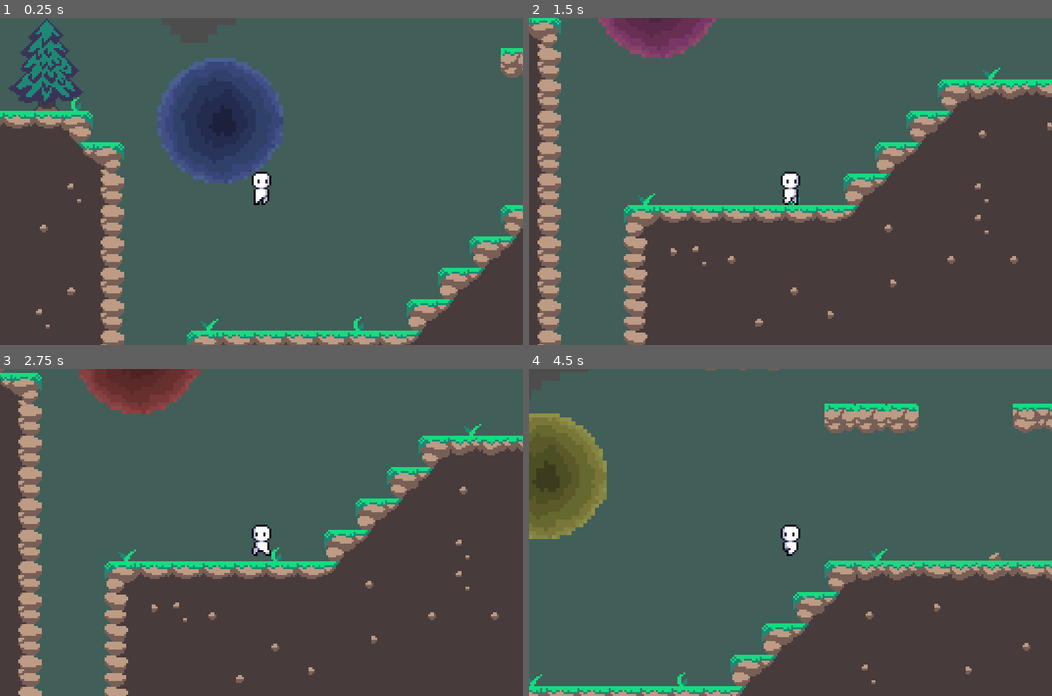
Above: before the commit, frames 1-4 (two rows, left to right).
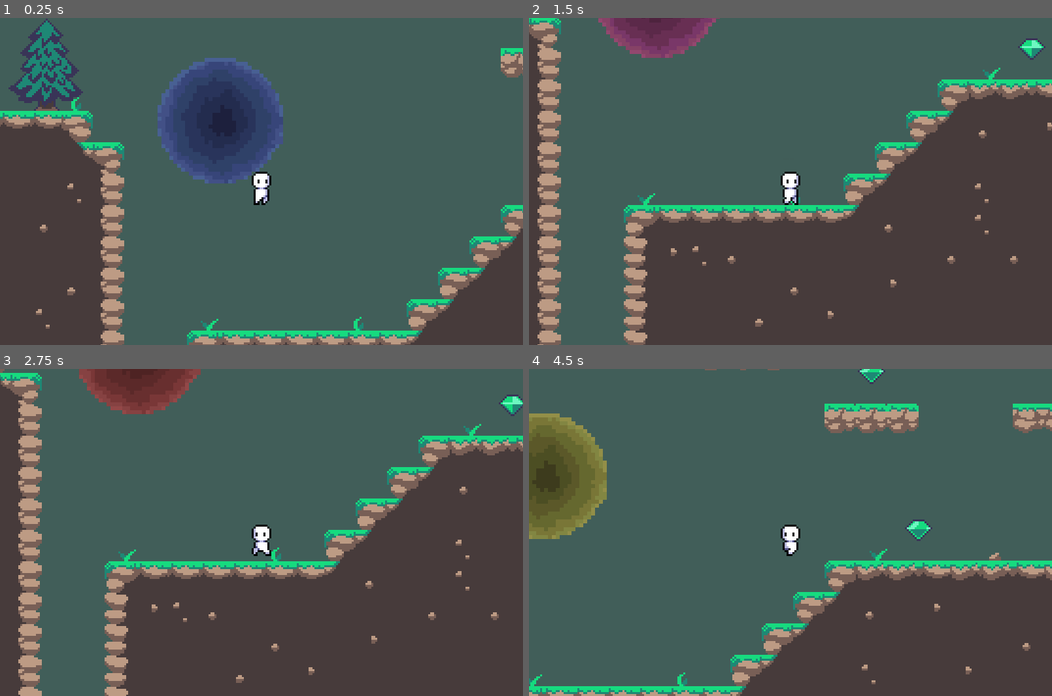
Above: after the commit, the same moments.

Repository: Crayfe/Mundo-Retales-Game
Game: Godot game, scene res://Scenes/platform-1.tscn
The game is run twice, just before and just after one commit, with the same random seed, the same clock (stepped at 60 frames per second) and the same inputs. This scene is started directly instead of the project's main scene.
Inputs:
- Up to frame 1 (0.25 s): no input
- Up to frame 2 (1.5 s): tap Enter (ui_accept) at 0.5, 0.77 s; hold Right (ui_right) from 0.53 s (still down)
- Up to frame 3 (2.75 s): tap Enter (ui_accept) at 1.52 s; release Right (ui_right) at 2.03 s; hold Left (ui_left) from 2.03 s (still down)
- Up to frame 4 (4.5 s): release Left (ui_left) at 2.78 s; hold Right (ui_right) 2.78-4.28 s; tap Enter (ui_accept) at 3.02, 3.77 s; hold Left (ui_left) from 4.28 s (still down)

The runs differ from the first frame. In frame 2, 0.2% of the frame differs, in the area x 93-99%, y 6-13%; in frame 3, 0.2%; in frame 4, 0.4%, in the area x 62-78%, y 0-53%.

Commit message:
Creada escena gemas y colocadas en platform-1

Diff:
--- /dev/null
+++ b/Mundo Retales/Scenes/Gem.tscn
@@ -0,0 +1,65 @@
+[gd_scene load_steps=7 format=3 uid="uid://bjoorsxq5f1o2"]
+
+[ext_resource type="Script" path="res://Scripts/Gem2D.gd" id="1_p5q8a"]
+[ext_resource type="Texture2D" uid="uid://ckmpbupke3wga" path="res://Images/gem.png" id="1_rc8if"]
+
+[sub_resource type="CircleShape2D" id="CircleShape2D_42x7s"]
+radius = 8.0
+
+[sub_resource type="Animation" id="Animation_p4vcy"]
+resource_name = "gem_animation"
+length = 0.4
+loop_mode = 1
+tracks/0/type = "value"
+tracks/0/imported = false
+tracks/0/enabled = true
+tracks/0/path = NodePath("Sprite2D:frame")
+tracks/0/interp = 1
+tracks/0/loop_wrap = true
+tracks/0/keys = {
+"times": PackedFloat32Array(0, 0.1, 0.2, 0.3),
+"transitions": PackedFloat32Array(1, 1, 1, 1),
+"update": 1,
+"values": [0, 1, 2, 3]
+}
+
+[sub_resource type="Animation" id="Animation_3gw6r"]
+length = 0.001
+tracks/0/type = "value"
+tracks/0/imported = false
+tracks/0/enabled = true
+tracks/0/path = NodePath("Sprite2D:frame")
+tracks/0/interp = 1
+tracks/0/loop_wrap = true
+tracks/0/keys = {
+"times": PackedFloat32Array(0),
+"transitions": PackedFloat32Array(1),
+"update": 1,
+"values": [0]
+}
+
+[sub_resource type="AnimationLibrary" id="AnimationLibrary_oo0al"]
+_data = {
+"RESET": SubResource("Animation_3gw6r"),
+"gem_animation": SubResource("Animation_p4vcy")
+}
+
+[node name="Gem" type="Node2D"]
+
+[node name="Gem2D" type="Area2D" parent="."]
+script = ExtResource("1_p5q8a")
+
+[node name="Sprite2D" type="Sprite2D" parent="Gem2D"]
+texture = ExtResource("1_rc8if")
+hframes = 5
+
+[node name="CollisionShape2D" type="CollisionShape2D" parent="Gem2D"]
+shape = SubResource("CircleShape2D_42x7s")
+
+[node name="AnimationPlayer" type="AnimationPlayer" parent="Gem2D"]
+autoplay = "gem_animation"
+libraries = {
+"": SubResource("AnimationLibrary_oo0al")
+}
+
+[connection signal="body_entered" from="Gem2D" to="Gem2D" method="_on_body_entered"]
--- a/Mundo Retales/Scenes/platform-1.tscn
+++ b/Mundo Retales/Scenes/platform-1.tscn
@@ -1,10 +1,11 @@
-[gd_scene load_steps=8 format=3 uid="uid://fh8iu771sxg1"]
+[gd_scene load_steps=9 format=3 uid="uid://fh8iu771sxg1"]
 
 [ext_resource type="Texture2D" uid="uid://bnqo2n0730413" path="res://Images/trees.png" id="1_jm74t"]
 [ext_resource type="Texture2D" uid="uid://tpr4obusaba3" path="res://Images/tileset_forest.png" id="2_5wucc"]
 [ext_resource type="PackedScene" uid="uid://o4c7s0fto0jj" path="res://Scenes/jumping-player.tscn" id="2_kxav7"]
 [ext_resource type="PackedScene" uid="uid://p1vdqvymu5yh" path="res://Scenes/portal.tscn" id="4_ukqqx"]
 [ext_resource type="Texture2D" uid="uid://dqyacqql7ej8s" path="res://Images/tree_b.png" id="5_os33y"]
+[ext_resource type="PackedScene" uid="uid://bjoorsxq5f1o2" path="res://Scenes/Gem.tscn" id="6_b8kts"]
 
 [sub_resource type="TileSetAtlasSource" id="TileSetAtlasSource_sxatj"]
 texture = ExtResource("2_5wucc")
@@ -128,7 +129,7 @@
 
 [node name="Trees" type="Sprite2D" parent="."]
 show_behind_parent = true
-position = Vector2(227, -201)
+position = Vector2(224, -216)
 scale = Vector2(4.74023, 4.53906)
 texture = ExtResource("1_jm74t")
 
@@ -145,6 +146,10 @@
 position = Vector2(1, -107)
 scale = Vector2(2, 2)
 
+[node name="portal2" parent="." instance=ExtResource("4_ukqqx")]
+position = Vector2(-32, 136)
+scale = Vector2(2, 2)
+
 [node name="TreeB" type="Sprite2D" parent="."]
 position = Vector2(-88, -144)
 texture = ExtResource("5_os33y")
@@ -152,3 +157,26 @@
 [node name="TreeB2" type="Sprite2D" parent="."]
 position = Vector2(329, -96)
 texture = ExtResource("5_os33y")
+
+[node name="Gems" type="Node" parent="."]
+
+[node name="Gem" parent="Gems" instance=ExtResource("6_b8kts")]
+position = Vector2(-24, -256)
+
+[node name="Gem2" parent="Gems" instance=ExtResource("6_b8kts")]
+position = Vector2(104, -192)
+
+[node name="Gem3" parent="Gems" instance=ExtResource("6_b8kts")]
+position = Vector2(272, -160)
+
+[node name="Gem4" parent="Gems" instance=ExtResource("6_b8kts")]
+position = Vector2(168, -160)
+
+[node name="Gem5" parent="Gems" instance=ExtResource("6_b8kts")]
+position = Vector2(1092, -513)
+
+[node name="Gem6" parent="Gems" instance=ExtResource("6_b8kts")]
+position = Vector2(40, -224)
+
+[node name="Gem7" parent="Gems" instance=ExtResource("6_b8kts")]
+position = Vector2(192, -80)
--- /dev/null
+++ b/Mundo Retales/Scripts/Gem2D.gd
@@ -0,0 +1,6 @@
+extends Area2D
+
+
+
+func _on_body_entered(body):
+	queue_free()
Binary file added: Mundo Retales/Images/gem.png
Not shown, added: Mundo Retales/Images/gem.png.import
